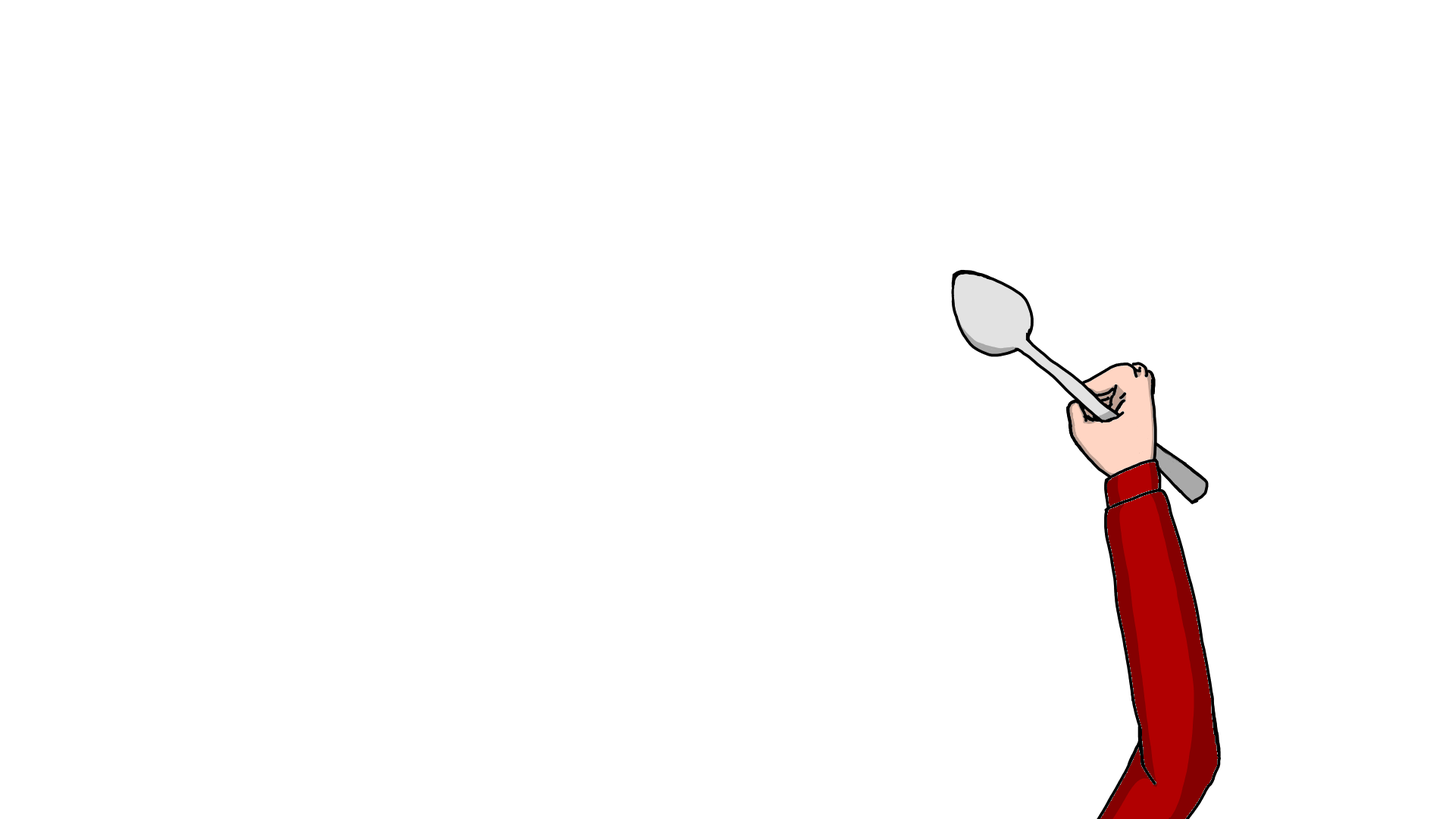
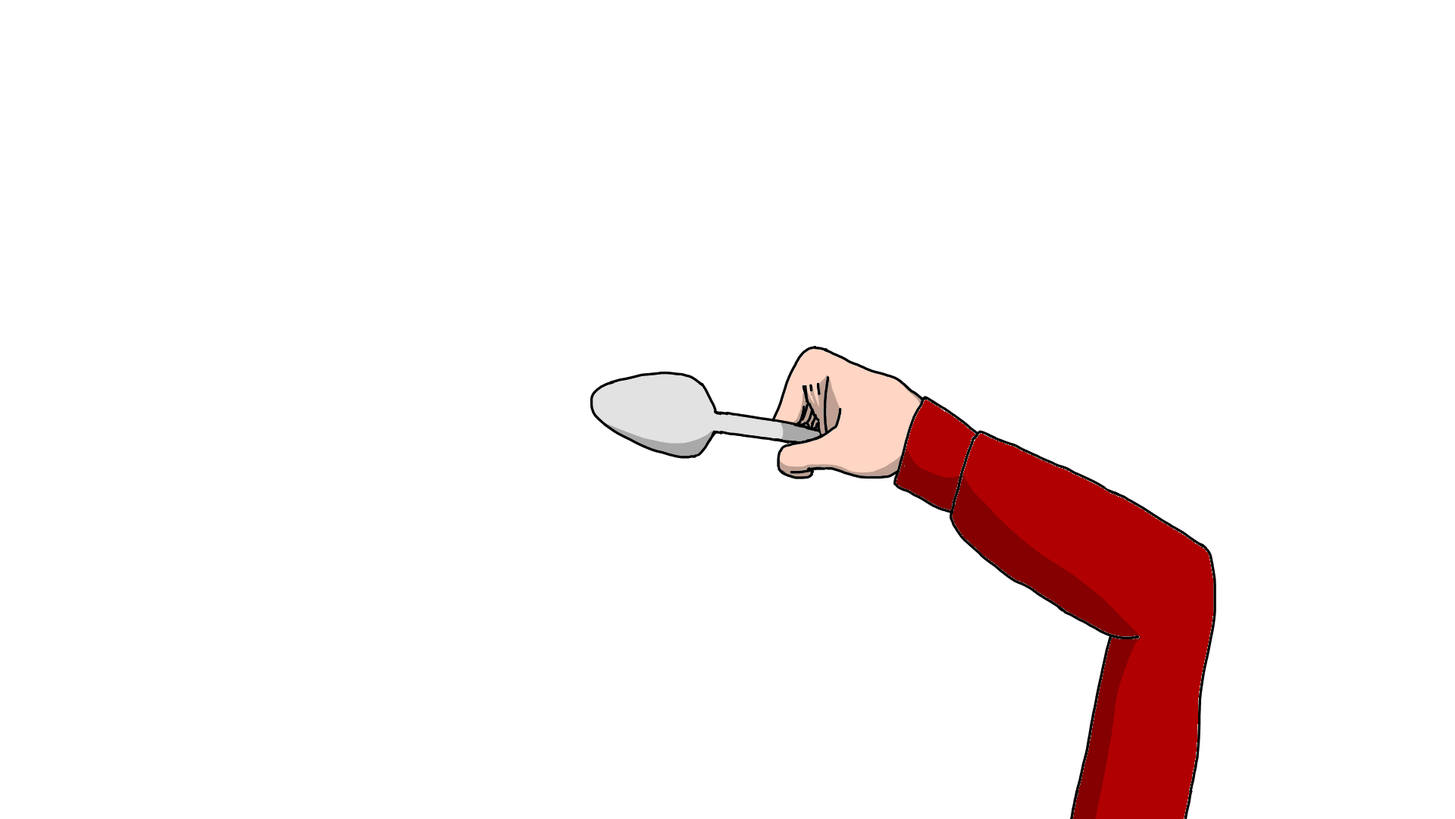
Comparing the layer stacks of the two 1455px x 819px images. Changes:
added layer "spoon sh 3" (25%) above "spoon 3" over 589, 339, 1222, 819
added layer "spoon 3" above "right sh 3" over 589, 345, 825, 480
"right sh 3": opacity 100% → 25%, painted on it over 776, 339, 1165, 819
hid "spoon 2" over 921, 269, 1209, 534
hid "spoon sh 2", painted on it over 589, 291, 1213, 819
hid "spoon color 2", painted on it over 921, 269, 1209, 534
hid "right sh 2", painted on it over 1018, 339, 1222, 819
painted on "right 3" over 727, 339, 1222, 819
added layer "Right color 3" above "hand 3" over 727, 339, 1222, 819
hid "right 2", painted on it over 1018, 339, 1222, 819
hid "right color 2" over 1067, 361, 1222, 819
